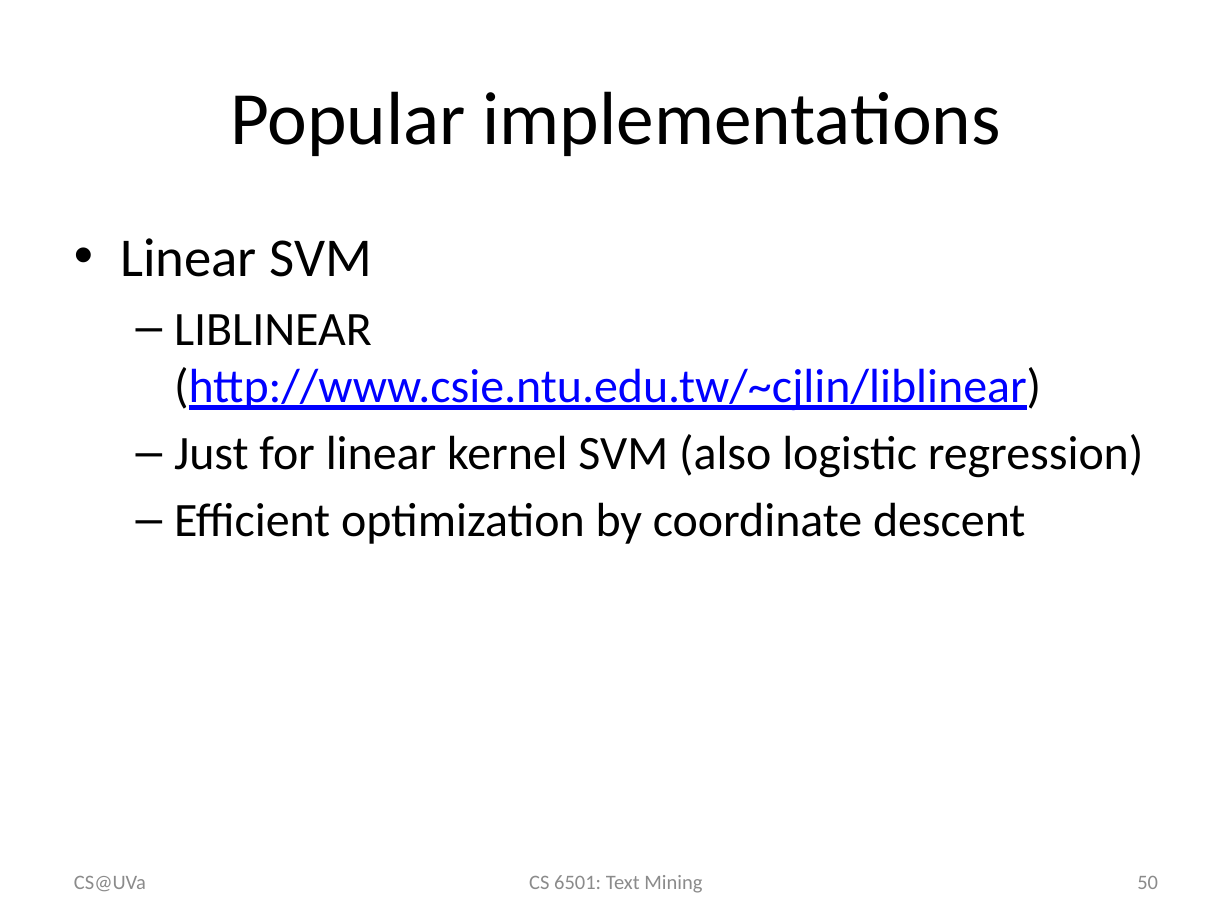
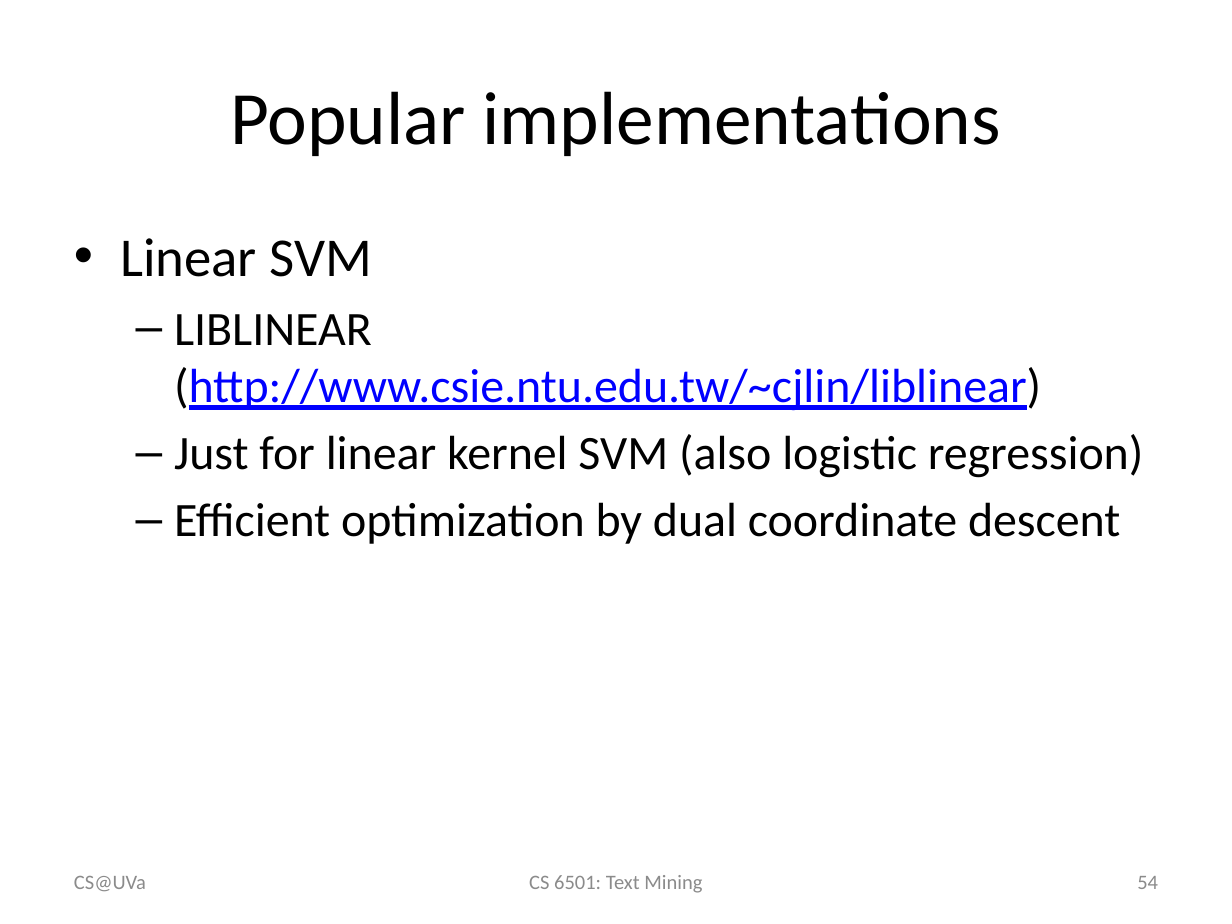
Before and after one commit to wang296/CS6501-Text-Mining, a slide deck: slide 54 of docs/svm.pptx (slide 50 before the commit). Drawn at 1232x924 pixels with LibreOffice and Linux fonts; fonts in the diff are those of the drawing. Boxes give left, top, right and bottom in pixels: in the first picture for what was removed or moved away, otherwise in the second. Text is boxed around its words. In the diff, an @@ line names an element or a change of style, - is before the commit and + after.

```diff
--- a/docs/svm.pptx
+++ b/docs/svm.pptx
@@ text at box(174, 502, 1120, 544): text changed @@
-  – Efficient optimization by coordinate descent
+  – Efficient optimization by dual coordinate descent
@@ page number at box(1137, 876, 1158, 889): text changed @@
-50
+54
```
Also in this commit, not shown: 4 slides added, 6 other files.
